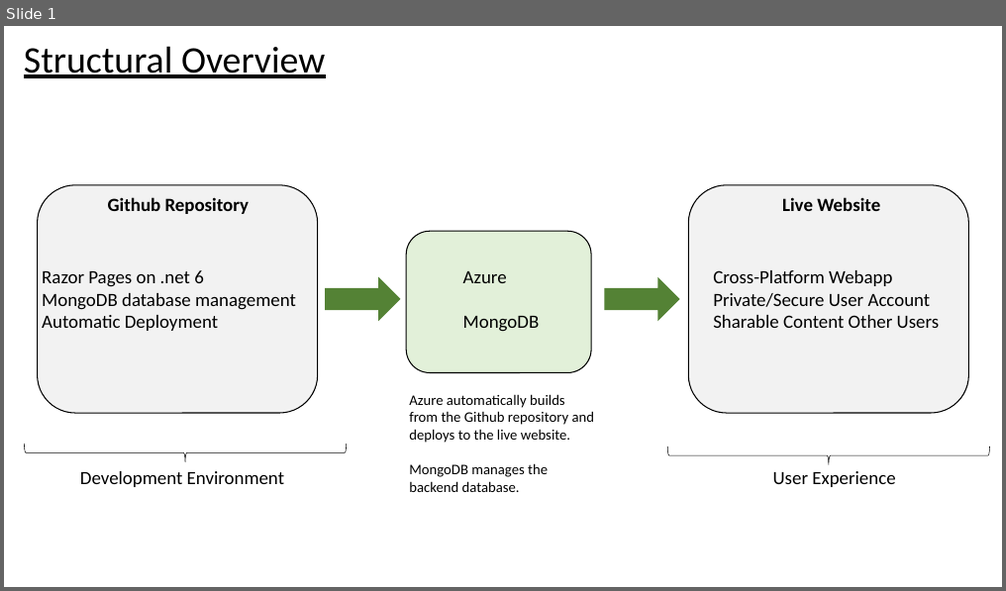
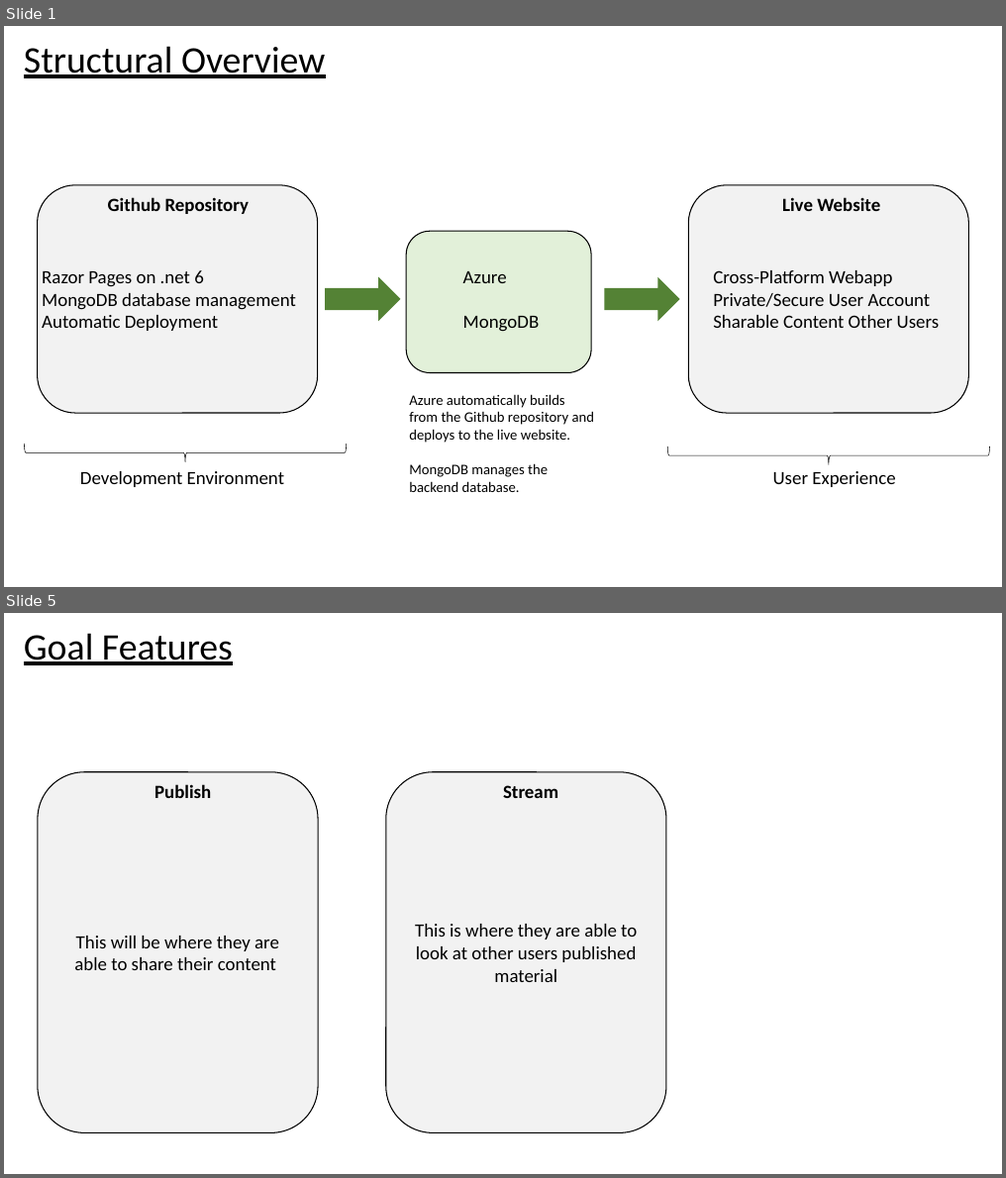
Before and after one commit to gabrown21/HolyFit, a slide deck: doc/HolyFitArchitecture.pptx. Shown one above the other, each under a label of ours: slide 1 before the commit, slides 1 and 5 after it; the slides between them are not shown. The pictures are 1006x591 and 1006x1178 pixels, drawn with LibreOffice and Linux fonts; fonts in the diff are those of the drawing. Boxes give left, top, right and bottom in pixels: in the first picture for what was removed or moved away, otherwise in the second. Text is boxed around its words. In the diff, an @@ line names an element or a change of style, - is before the commit and + after.

```diff
--- a/doc/HolyFitArchitecture.pptx
+++ b/doc/HolyFitArchitecture.pptx
@@ slide 5 added at box(4, 613, 1002, 1174), background #FFFFFF @@
@@ text added at box(24, 633, 233, 665), 36 pt, text #000000, underline @@
+Goal Features
@@ rounded rectangle added at box(38, 772, 319, 1134), fill #F2F2F2, outline #000000 1 pt, 18 pt, text #000000 @@
+This will be where they are able to share their content
@@ text added at box(154, 784, 211, 798), 18 pt, text #000000, bold @@
+Publish
@@ rounded rectangle added at box(386, 772, 666, 1134), fill #F2F2F2, outline #000000 1 pt, 18 pt, text #000000 @@
+This is where they are able to look at other users published material
@@ text added at box(503, 785, 558, 798), 18 pt, text #000000, bold @@
+Stream
```
Also in this commit, not shown: 1 slide changed, 2 other slides added, 2 slides removed.
